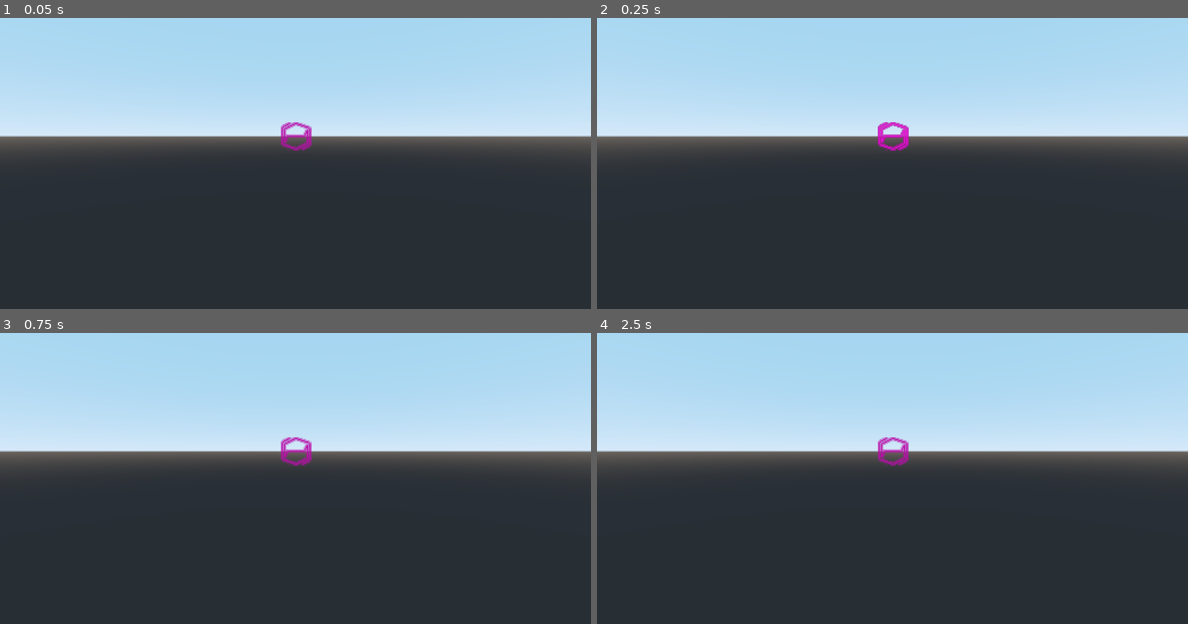
Above: before the commit, frames 1-4 (two rows, left to right).
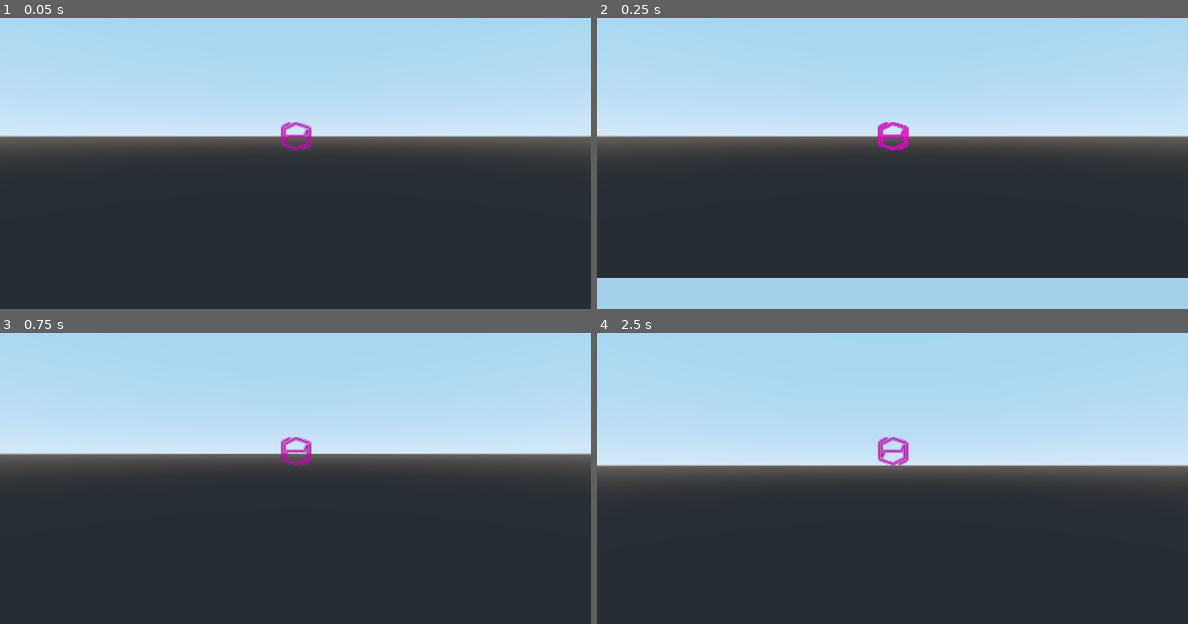
Above: after the commit, the same moments.

Repository: HexDrone4506/drone-pov-game
Game: Godot game, scene res://Spatial.tscn
The game is run twice, just before and just after one commit, with the same random seed, the same clock (stepped at 60 frames per second) and the same inputs.
Inputs (mouse positions are in pixels of both pictures, inside the frame that each line leads up to):
- Up to frame 1 (0.05 s): no input
- Up to frame 2 (0.25 s): no input
- Up to frame 3 (0.75 s): tap Enter at 0.5 s; move the mouse to (325, 449) at 0.52 s; hold W (move_forwards) from 0.53 s (still down); tap 0 at 0.6 s
- Up to frame 4 (2.5 s): keep holding W (move_forwards); move the mouse to (862, 452) at 1.27 s; tap 1 at 1.35 s; move the mouse to (904, 446) at 2.02 s; tap 2 at 2.1 s

Frame 1 is identical in both runs. In frame 2, 11% of the frame differs, in the area x 0-100%, y 89-100%; in frame 3, 1.4%; in frame 4, 8.3%.

Commit message:
Add gravity and ability to look up and down for player

Diff:
--- a/Player.gd
+++ b/Player.gd
@@ -2,10 +2,17 @@
 
 class_name Player
 
-const MOVE_SPEED = 2
-const MOUSE_SENS = 0.5
+export var speed := 10.0
+export var acceleration := 5.0
+export var mouse_sensitivity := 0.3
+export var gravity := 0.98
 
 onready var raycast := $RayCast
+onready var head = $Head
+onready var camera = $Head/Camera
+
+var velocity = Vector3()
+var camera_x_rotation = 0
 
 func _ready():
 	Input.set_mouse_mode(Input.MOUSE_MODE_CAPTURED)
@@ -14,21 +21,36 @@
 
 func _input(event):
 	if event is InputEventMouseMotion:
-		rotation_degrees.y -= MOUSE_SENS * event.relative.x
+		head.rotate_y(deg2rad(-event.relative.x * mouse_sensitivity))
+		var x_delta = event.relative.y * mouse_sensitivity
+		if camera_x_rotation + x_delta > -90 and camera_x_rotation + x_delta < 90:
+			camera.rotate_x(deg2rad(-x_delta))
+			camera_x_rotation += x_delta
+
 
 func _physics_process(delta):
-	var move_vec := Vector3()
+	var head_basis = head.get_global_transform().basis
+	var direction := Vector3()
+
 	if Input.is_action_pressed("move_forwards"):
-		move_vec.z -= 1
-	if Input.is_action_pressed("move_backwards"):
-		move_vec.z += 1
+		direction -= head_basis.z
+	elif Input.is_action_pressed("move_backwards"):
+		direction += head_basis.z
+
 	if Input.is_action_pressed("move_left"):
-		move_vec.x -= 1
-	if Input.is_action_pressed("move_right"):
-		move_vec.x += 1
-	move_vec = move_vec.normalized()
-	move_vec = move_vec.rotated(Vector3(0, 1, 0), rotation.y)
-	move_and_collide(move_vec * MOVE_SPEED * delta)
+		direction -= head_basis.x
+	elif Input.is_action_pressed("move_right"):
+		direction += head_basis.x
+
+	direction = direction.normalized()
+
+	velocity = velocity.linear_interpolate(direction * speed, acceleration * delta)
+	velocity.y -= gravity
+
+	velocity = move_and_slide(velocity)
+
+	#move_vec = move_vec.rotated(Vector3(0, 1, 0), rotation.y)
+	#move_and_collide(move_vec * MOVE_SPEED * delta)
 	if Input.is_action_just_pressed("quit"):
 		get_tree().quit()
 
@@ -36,6 +58,3 @@
 		var col = raycast.get_collider()
 		if col is Drone:
 			return
-
-#func connect_hexcode_input_to(node, function):
-#	hud.connect_hexcode_input_to(node, function)
--- a/Player.tscn
+++ b/Player.tscn
@@ -3,8 +3,8 @@
 [ext_resource path="res://Player.gd" type="Script" id=2]
 
 [sub_resource type="CapsuleShape" id=1]
-radius = 0.350576
-height = 0.293005
+radius = 0.22
+height = 0.3
 
 [sub_resource type="CylinderShape" id=2]
 radius = 0.785434
@@ -12,6 +12,12 @@
 
 [node name="Player" type="KinematicBody"]
 script = ExtResource( 2 )
+
+[node name="Head" type="Spatial" parent="."]
+transform = Transform( 1, 0, 0, 0, 1, 0, 0, 0, 1, 0, 0.161081, 0 )
+
+[node name="Camera" type="Camera" parent="Head"]
+current = true
 
 [node name="CollisionShape" type="CollisionShape" parent="."]
 transform = Transform( 1, 0, 0, 0, -4.37114e-08, -1, 0, 1, -4.37114e-08, 0, 0, 0 )
@@ -25,6 +31,3 @@
 [node name="RayCast" type="RayCast" parent="."]
 enabled = true
 cast_to = Vector3( 0, 0, -2000 )
-
-[node name="Camera" type="Camera" parent="."]
-current = true
--- a/Spatial.tscn
+++ b/Spatial.tscn
@@ -9,16 +9,24 @@
 
 [sub_resource type="CubeMesh" id=1]
 
+[sub_resource type="ConcavePolygonShape" id=2]
+data = PoolVector3Array( -1, 1, 1, 1, 1, 1, -1, -1, 1, 1, 1, 1, 1, -1, 1, -1, -1, 1, 1, 1, -1, -1, 1, -1, 1, -1, -1, -1, 1, -1, -1, -1, -1, 1, -1, -1, 1, 1, 1, 1, 1, -1, 1, -1, 1, 1, 1, -1, 1, -1, -1, 1, -1, 1, -1, 1, -1, -1, 1, 1, -1, -1, -1, -1, 1, 1, -1, -1, 1, -1, -1, -1, 1, 1, 1, -1, 1, 1, 1, 1, -1, -1, 1, 1, -1, 1, -1, 1, 1, -1, -1, -1, 1, 1, -1, 1, -1, -1, -1, 1, -1, 1, 1, -1, -1, -1, -1, -1 )
+
 [node name="Level" type="Spatial"]
 script = ExtResource( 4 )
 
 [node name="MeshInstance" type="MeshInstance" parent="."]
-transform = Transform( 1, 0, 0, 0, 1, 0, 0, 0, 1, 0, -1.3873, 0 )
+transform = Transform( 2, 0, 0, 0, 1, 0, 0, 0, 2, 0, -1.3873, 0.0831361 )
 mesh = SubResource( 1 )
 material/0 = null
 
+[node name="StaticBody" type="StaticBody" parent="MeshInstance"]
+
+[node name="CollisionShape" type="CollisionShape" parent="MeshInstance/StaticBody"]
+shape = SubResource( 2 )
+
 [node name="Player" parent="." instance=ExtResource( 2 )]
-transform = Transform( -1, 0, -8.74228e-08, 0, 1, 0, 8.74228e-08, 0, -1, 0, 0.1, 2.328 )
+transform = Transform( -1, 0, -8.74228e-08, 0, 1, 0, 8.74228e-08, 0, -1, 0, 0.546005, 1.15586 )
 
 [node name="Drone" parent="." instance=ExtResource( 1 )]
 
--- a/characters/Drone.gd
+++ b/characters/Drone.gd
@@ -8,7 +8,7 @@
 export var anim_col = 0
 
 func set_player(p):
-	player_ref = p
+	player_ref = p.get_node("Head")
 
 func display_sprite_based_on_player():
 	if player_ref == null:
--- a/characters/Drone.tscn
+++ b/characters/Drone.tscn
@@ -17,5 +17,5 @@
 vframes = 5
 
 [node name="CollisionShape" type="CollisionShape" parent="."]
-transform = Transform( 0.999848, -0.0174524, 0, -7.62869e-10, -4.37047e-08, 1, -0.0174524, -0.999848, -4.37114e-08, 0, 0, 0 )
+transform = Transform( 0.999848, 0.0174524, -7.62869e-10, 0, -4.37114e-08, -1, -0.0174524, 0.999848, -4.37047e-08, 0, 0, 0 )
 shape = SubResource( 1 )
Not shown: 1 places in Spatial.tscn that only renumber resources
